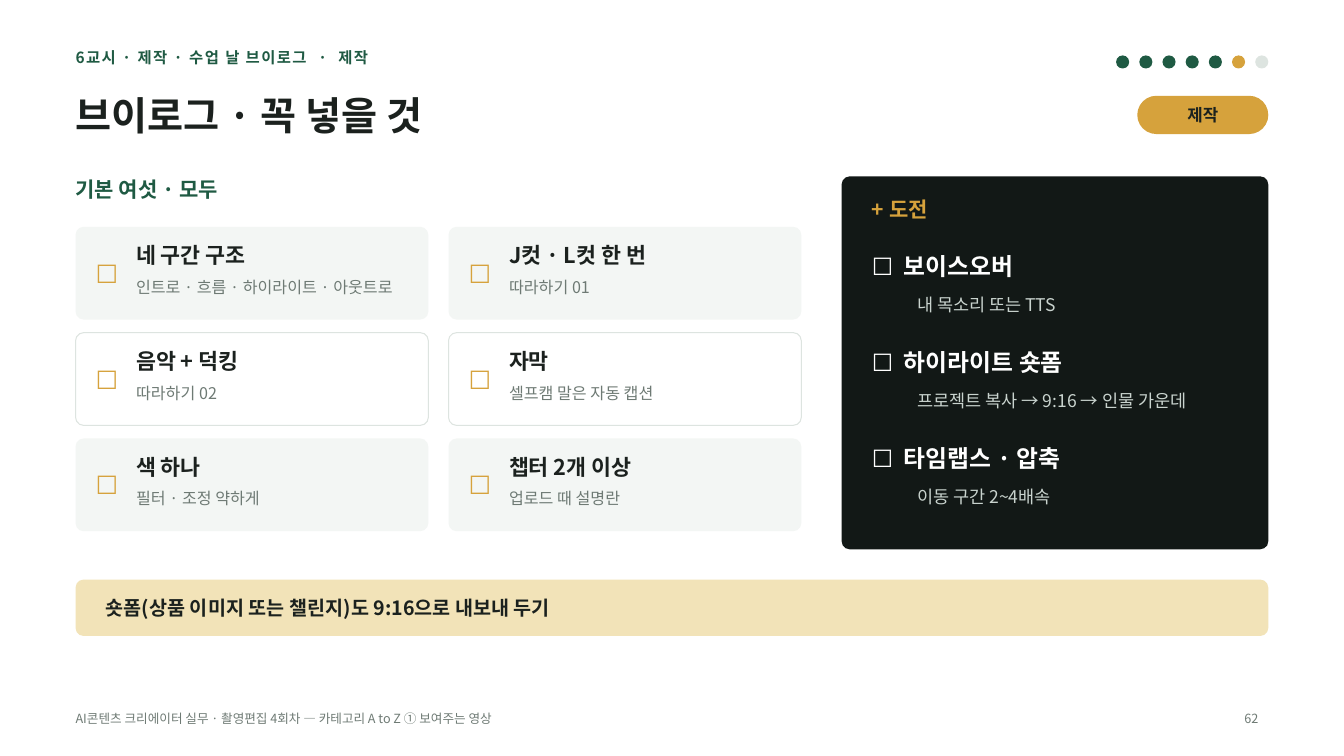
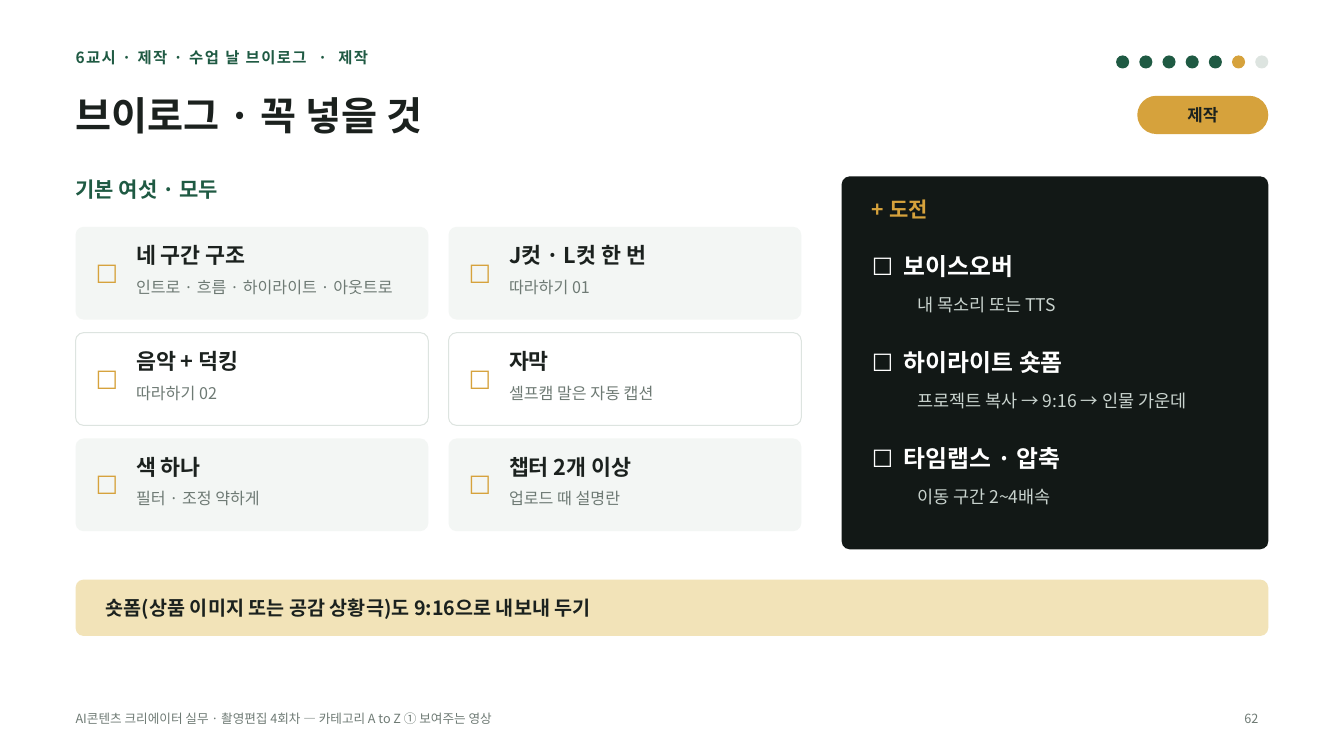
Before and after one commit to yujida/MARUBIT, a slide deck: slide 62 of lectures/04/4회차_카테고리AtoZ_보여주는영상_슬라이드.pptx. Drawn at 1344x756 pixels with LibreOffice and Linux fonts; fonts in the diff are those of the drawing. Boxes give left, top, right and bottom in pixels: in the first picture for what was removed or moved away, otherwise in the second. Text is boxed around its words. In the diff, an @@ line names an element or a change of style, - is before the commit and + after.

```diff
--- a/lectures/04/4회차_카테고리AtoZ_보여주는영상_슬라이드.pptx
+++ b/lectures/04/4회차_카테고리AtoZ_보여주는영상_슬라이드.pptx
@@ text at [106, 598, 591, 619]: text changed @@
-숏폼(상품 이미지 또는 챌린지)도 9:16으로 내보내 두기
+숏폼(상품 이미지 또는 공감 상황극)도 9:16으로 내보내 두기
```
Also in this commit, not shown: 23 other slides changed, 4 other files.
